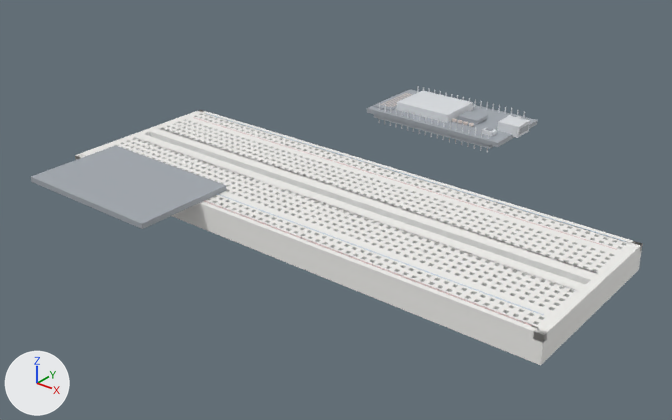
What one commit did to the glTF model mcp-server/physical_studio/bench/ready/snake-game/step-2.glb.
Rendered twice from a 50 mm lens placed at (0.154, -0.191, 0.122), pointed at (-0.01, 0.015, -0.006). Arrows for +X, +Y and +Z are at lower left; the lights stay in place. The first picture is the older version. Where no turn or scale is listed for an object, it has been applied to the vertices. Vertices at exactly the same position are counted once.

In view in the first picture: 'breadboard__mesh', 'matrix__mesh', 'uno__mesh'.
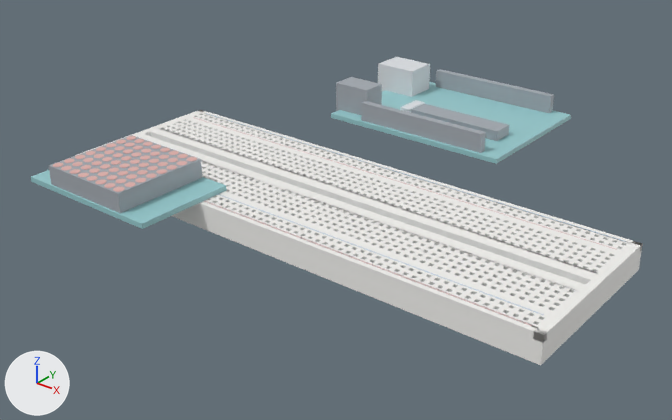
What differs and where, as boxes (x1, y1, x2, y2) in the pictures (672 x 420 px):
'uno__mesh', reshaped (41% wider, 61% taller)
    before: (367, 86, 537, 152)
    after: (331, 57, 571, 164)
'matrix__mesh', reshaped (12% taller)
    before: (31, 145, 227, 229)
    after: (31, 135, 227, 229)
part 1 of me_uno__mesh, added (cyan)
    after: (331, 82, 571, 164)
part 2 of me_uno__mesh, added
    after: (378, 57, 430, 97)
part 3 of me_uno__mesh, added
    after: (336, 77, 382, 115)
part 4 of me_uno__mesh, added
    after: (411, 104, 509, 141)
part 5 of me_uno__mesh, added
    after: (400, 100, 425, 113)
part 6 of me_uno__mesh, added
    after: (361, 101, 486, 153)
part 7 of me_uno__mesh, added
    after: (436, 69, 554, 113)
part 8 of me_uno__mesh, deleted
    before: (367, 89, 537, 149)
part 9 of me_matrix__mesh, added
    after: (49, 135, 202, 213)
part 10 of me_matrix__mesh, added
    after: (70, 169, 80, 174)
part 11 of me_matrix__mesh, added
    after: (78, 173, 89, 177)
part 12 of me_matrix__mesh, added
    after: (89, 168, 100, 173)
part 13 of me_matrix__mesh, added
    after: (100, 164, 111, 169)
part 14 of me_matrix__mesh, added
    after: (87, 145, 197, 192)
part 15 of me_matrix__mesh, recoloured (grey to cyan)
    before: (31, 145, 227, 229)
    after: (31, 170, 227, 229)

The change, as a list of edits to the scene's bpy script:
```text
Change me_uno__mesh:
    used by ob_uno__mesh; location = (0.0, 0.0, 0.0)
    remove me_uno__mesh.from_pydata(...)  # 708 vertices, 1176 faces; spans x -0.0402..0.017, y 0.071..0.099, z 0.0008..0.009
    add me_uno__mesh.from_pydata(...)  # 56 vertices, 84 faces; spans x -0.0507..0.0216, y 0.0583..0.1117, z 0.0038..0.0158
    me_uno__mesh part 1: a new loose piece, a box spanning x -0.047..0.0216, y 0.0583..0.1117, z 0.0042..0.0058, in mat_defaultmaterial_001
    me_uno__mesh part 2: a new loose piece, a box spanning x -0.0507..-0.0347, y 0.092..0.104, z 0.0048..0.0158, in mat_defaultmaterial_001
    me_uno__mesh part 3: a new loose piece, a box spanning x -0.0487..-0.0347, y 0.0635..0.0725, z 0.0048..0.0158, in mat_defaultmaterial_001
    me_uno__mesh part 4: a new loose piece, a box spanning x -0.0212..0.0138, y 0.072..0.08, z 0.0058..0.0093, in mat_defaultmaterial_001
    me_uno__mesh part 5: a new loose piece, a box spanning x -0.0287..-0.0247, y 0.076..0.086, z 0.0058..0.0074, in mat_defaultmaterial_001
    me_uno__mesh part 6: a new loose piece, a box spanning x -0.0342..0.0148, y 0.0597..0.0622, z 0.0038..0.0123, in mat_defaultmaterial_001
    me_uno__mesh part 7: a new loose piece, a box spanning x -0.0342..0.0148, y 0.1079..0.1104, z 0.0038..0.0123, in mat_defaultmaterial_001
    me_uno__mesh part 8: 274 vertices removed from x -0.0402..0.017, y 0.071..0.099, z 0.0008..0.009
    other edits to the shape of me_uno__mesh do not show in these pictures
Change me_matrix__mesh:
    used by ob_matrix__mesh
    remove me_matrix__mesh.from_pydata(...)  # 8 vertices, 12 faces; spans x -0.0758..-0.0258, y -0.0485..-0.0165, z 0.008..0.0096
    add me_matrix__mesh.from_pydata(...)  # 1424 vertices, 2584 faces; spans x -0.0758..-0.0258, y -0.0485..-0.0165, z 0.008..0.0158
    me_matrix__mesh part 9: a new loose piece, a box spanning x -0.0663..-0.0353, y -0.048..-0.017, z 0.0096..0.0156, in mat_defaultmaterial_002
    me_matrix__mesh part 10: a new loose piece, a 10-sided cylinder along z spanning x -0.05816..-0.05506, y -0.04755..-0.0446, z 0.0156..0.01575, in mat_defaultmaterial_002
    me_matrix__mesh part 11: a new loose piece, a 10-sided cylinder along z spanning x -0.05429..-0.05119, y -0.04755..-0.0446, z 0.0156..0.01575, in mat_defaultmaterial_002
    me_matrix__mesh part 12: a new loose piece, a 10-sided cylinder along z spanning x -0.05429..-0.05119, y -0.04367..-0.04072, z 0.0156..0.01575, in mat_defaultmaterial_002
    me_matrix__mesh part 13: a new loose piece, a 10-sided cylinder along z spanning x -0.05429..-0.05119, y -0.0398..-0.03685, z 0.0156..0.01575, in mat_defaultmaterial_002
    me_matrix__mesh part 14: 770 vertices added at x -0.0543..-0.0357, y -0.0475..-0.0175, z 0.0156..0.0158
    me_matrix__mesh part 15: 12 kept faces spanning x -0.0758..-0.0258, y -0.0485..-0.0165, z 0.008..0.0096 get new vertex colours; the middle colour goes from grey #a4aab1 to cyan #97cace
    other edits to the shape of me_matrix__mesh do not show in these pictures
```
